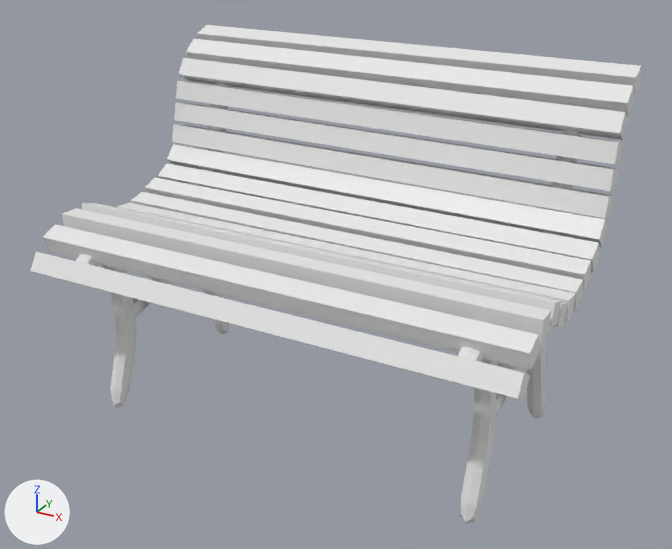
The FBX model Assets/Prefabs/Hub/Objects/Blender/banch.fbx: old version first, new version second.
One viewpoint serves both versions: a camera (50 mm lens) standing at (6.2, -6.56, 4.34) and looking at (2.08, 0.93, 0.6). The axes (+X, +Y, +Z) are drawn at lower left. The lights are the same throughout. Where no turn or scale is listed for an object, it has been applied to the vertices.

In view in the first picture: 'Armature', 'Dossier'.
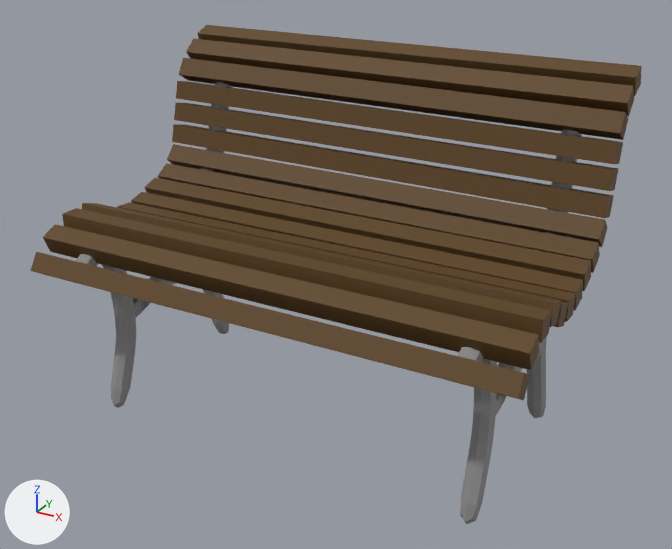
Where the change shows, as pixel boxes [x1, y1, x2, y2] in the pictures (672 x 549 px):
'Dossier', recoloured (white to brown): [31, 25, 642, 400] in both
'Armature', recoloured: [76, 82, 582, 524] in both

The change, as a list of edits to the scene's bpy script:
```text
Add mat_material_001:
    mat_material_001 = principled_material('Material.001')
    mat_material_001.base_color = (0.111, 0.0554, 0.0129)  # brown #5e431e
    mat_material_001.roughness = 0.69
Add mat_material_002:
    mat_material_002 = principled_material('Material.002')
    mat_material_002.base_color = (0.275, 0.275, 0.275)  # grey #8f8f8f
    mat_material_002.roughness = 0.69
Change me_cube_002:
    where me_cube_002.from_pydata(...)  # 902 vertices, 882 faces; spans x -4.1..0.1, y -1.64..1.38, z -2.29..1.19
    add me_cube_002.materials.append(mat_material_002)  # grey #8f8f8f
Change me_cube_010:
    where me_cube_010.from_pydata(...)  # 128 vertices, 96 faces; spans x -2.5..2.5, y -0.87..2.32, z -0.44..1.62
    add me_cube_010.materials.append(mat_material_001)  # brown #5e431e
```
